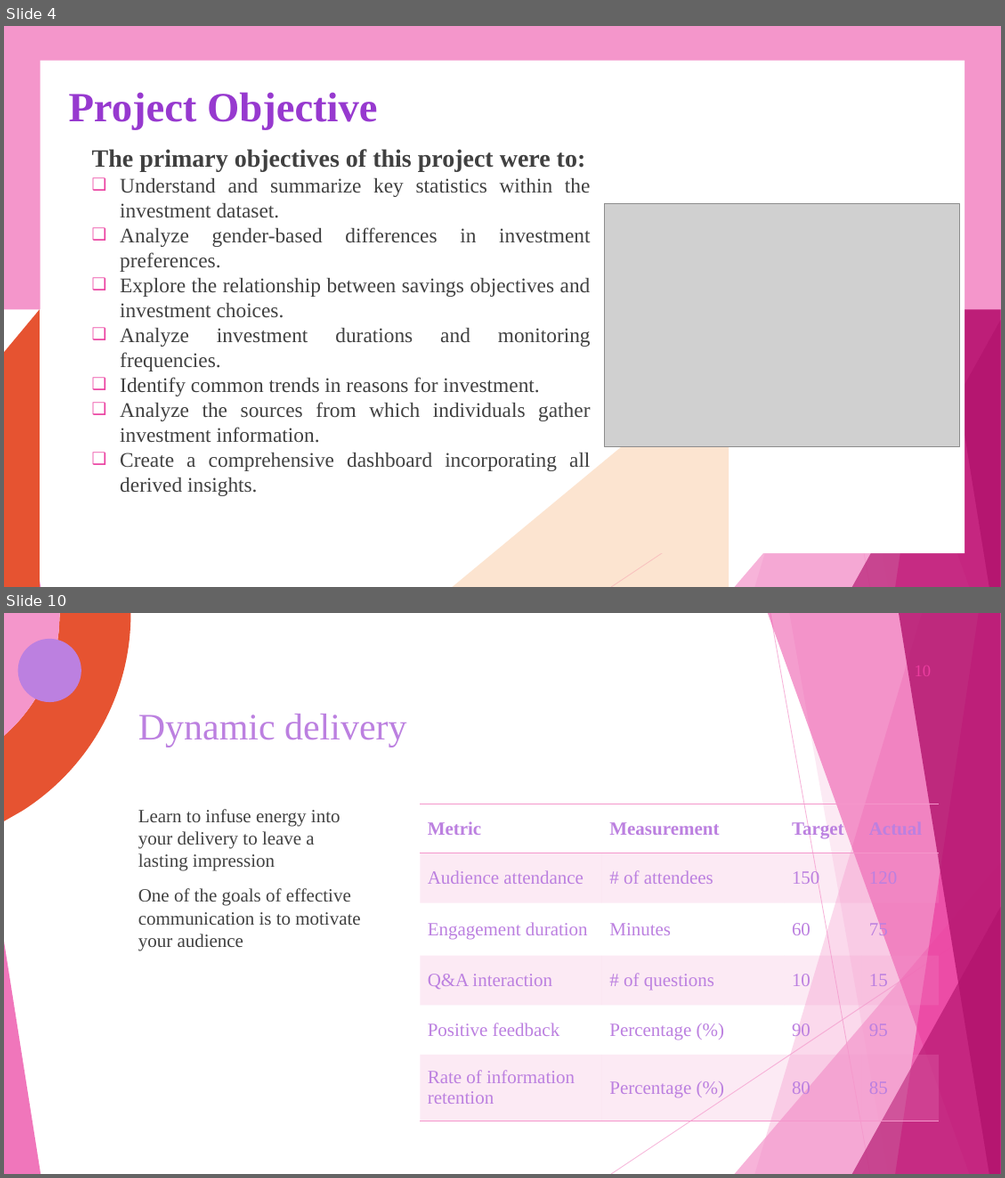
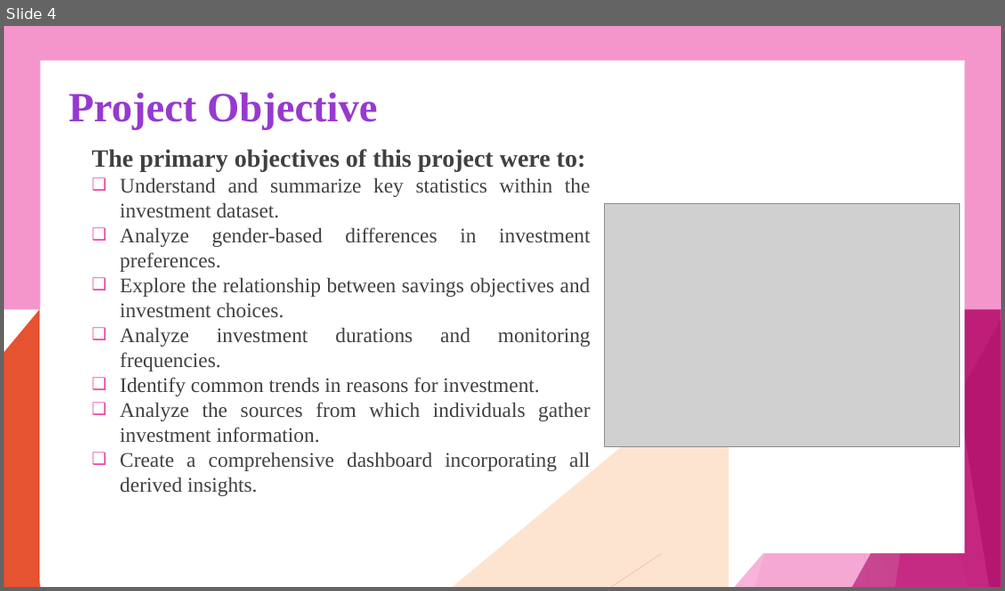
Before and after one commit to Paromita23/InLighn_Tech_Internship, a slide deck: PROJECT REPORT/Investment Analysis using POWER BI project Report.pptx. Shown one above the other, each under a label of ours: slides 4 and 10 before the commit, slide 4 after it; the slides between them are not shown. The pictures are 1005x1178 and 1005x591 pixels, drawn with LibreOffice and Linux fonts; fonts in the diff are those of the drawing; grey boxes stand for pictures. Boxes give left, top, right and bottom in pixels: in the first picture for what was removed or moved away, otherwise in the second. Text is boxed around its words. In the diff, an @@ line names an element or a change of style, - is before the commit and + after.

```diff
--- a/PROJECT REPORT/Investment Analysis using POWER BI project Report.pptx
+++ b/PROJECT REPORT/Investment Analysis using POWER BI project Report.pptx
@@ slide 10 removed at [4,613,1001,1174], background #FFFFFF; not listed: 10 template elements that a slide beside it also shows @@
@@ freeform shape removed at [4,613,131,821] @@
@@ freeform shape removed at [4,613,60,736] @@
@@ freeform shape removed at [18,639,81,702] @@
@@ title removed at [138,714,406,747] @@
-Dynamic delivery
@@ text removed at [138,809,360,951] @@
-Learn to infuse energy into your delivery to leave a lasting impression
-One of the goals of effective communication is to motivate your audience
@@ table removed at [420,803,938,1108], 6 rows, 4 columns @@
-Metric | Measurement | Target | Actual
-Audience attendance | # of attendees | 150 | 120
-Engagement duration | Minutes | 60 | 75
-Q&A interaction | # of questions | 10 | 15
-Positive feedback | Percentage (%) | 90 | 95
-Rate of information retention | Percentage (%) | 80 | 85
```
Also in this commit, not shown: 1 slide changed, 8 slides added, 7 other slides removed.
